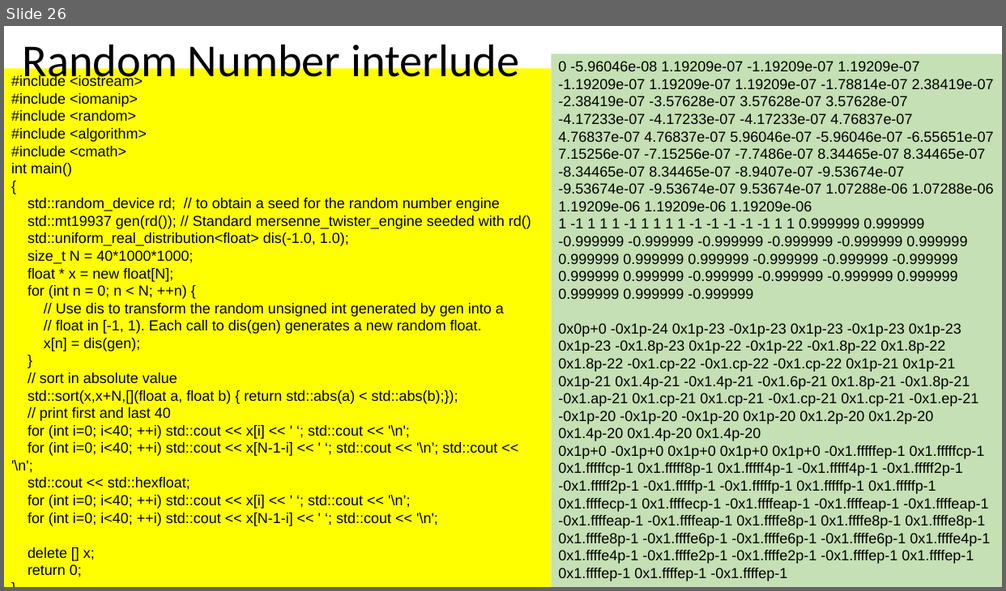
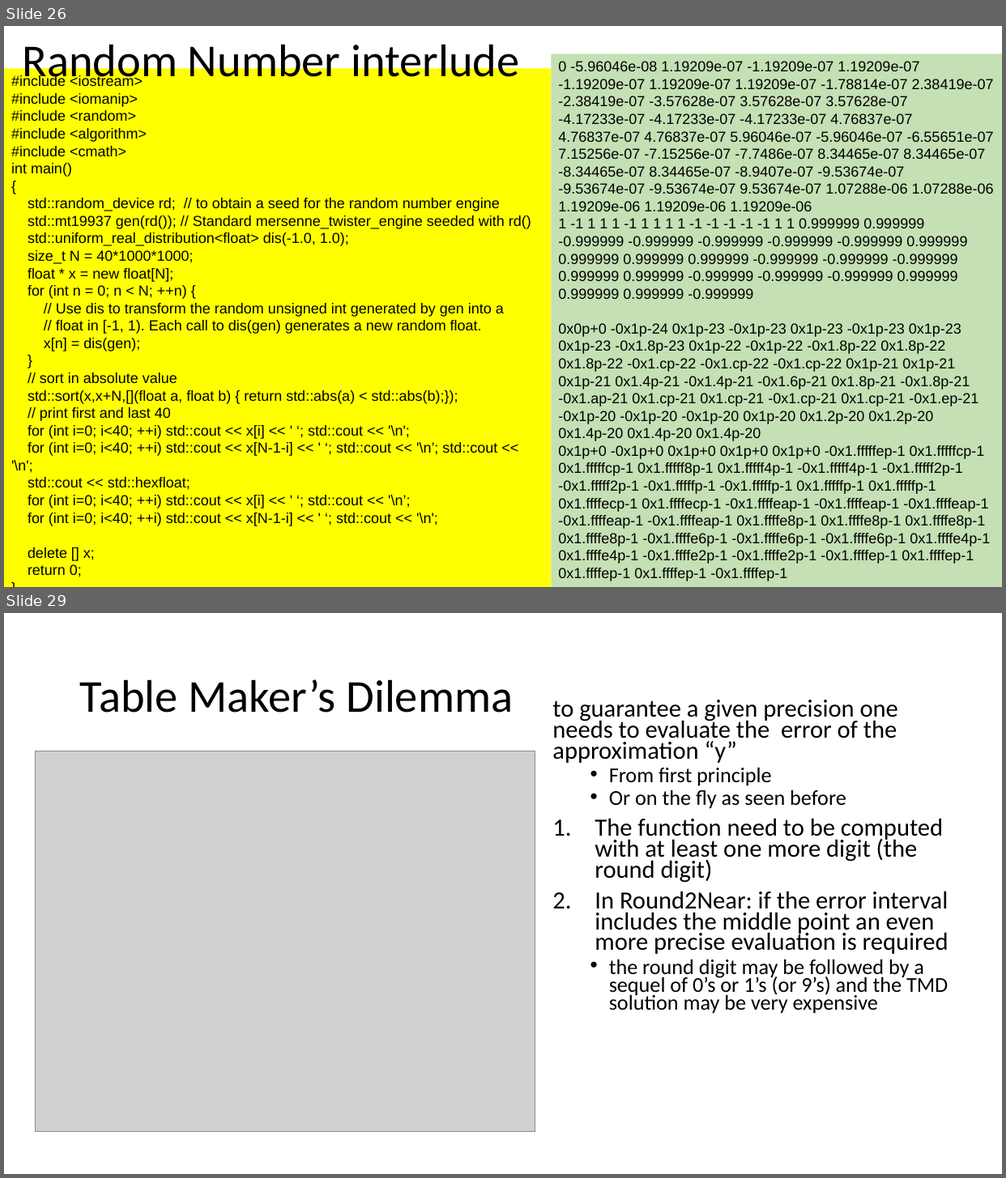
Before and after one commit to VinInn/FPCourse, a slide deck: Slides/FPforScientist.pptx. Shown one above the other, each under a label of ours: slide 26 before the commit, slides 26 and 29 after it; the slides between them are not shown. The pictures are 1006x591 and 1006x1178 pixels, drawn with LibreOffice and Linux fonts; fonts in the diff are those of the drawing; grey boxes stand for pictures. Boxes give left, top, right and bottom in pixels: in the first picture for what was removed or moved away, otherwise in the second. Text is boxed around its words. In the diff, an @@ line names an element or a change of style, - is before the commit and + after.

```diff
--- a/Slides/FPforScientist.pptx
+++ b/Slides/FPforScientist.pptx
@@ slide 29 added at bbox=[4, 613, 1002, 1174], background #FFFFFF @@
@@ title added at bbox=[80, 679, 513, 713], 44 pt, text #000000 @@
+Table Maker’s Dilemma
@@ text added at bbox=[552, 700, 948, 1014], 23.8 pt, text #000000 @@
+to guarantee a given precision one needs to evaluate the error of the approximation “y”
+  • From first principle
+  • Or on the fly as seen before
+1. The function need to be computed with at least one more digit (the round digit)
+2. In Round2Near: if the error interval includes the middle point an even more precise evaluation is required
+  • the round digit may be followed by a sequel of 0’s or 1’s (or 9’s) and the TMD solution may be very expensive
@@ picture added at bbox=[36, 752, 535, 1131] @@
```
Also in this commit, not shown: 1 slide changed, 1 other slide added.
